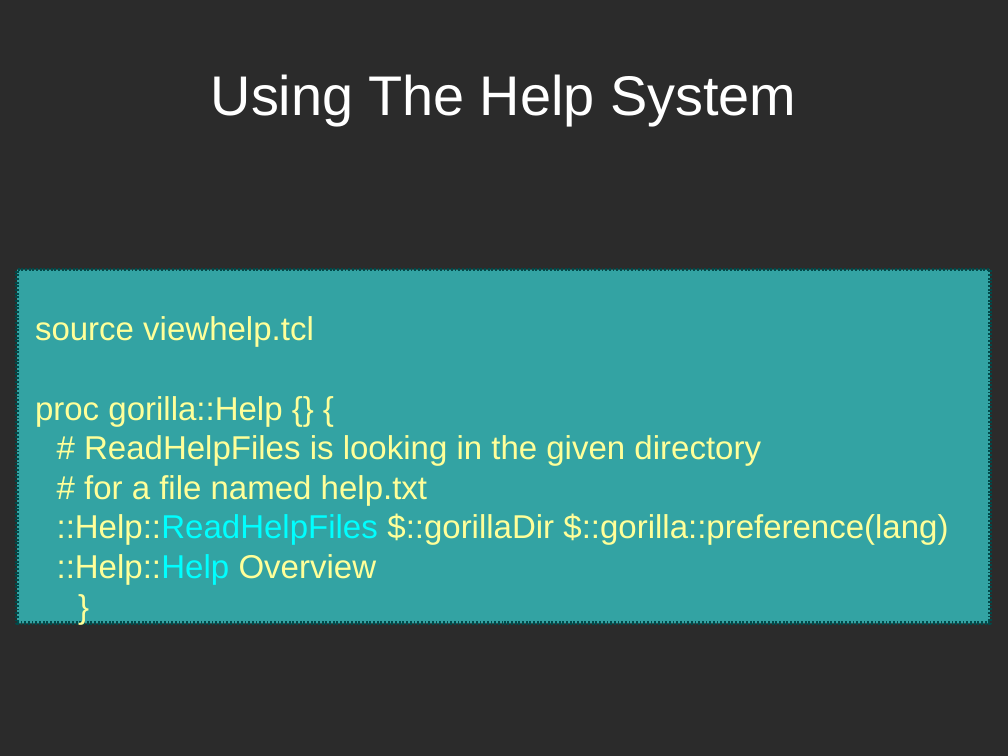
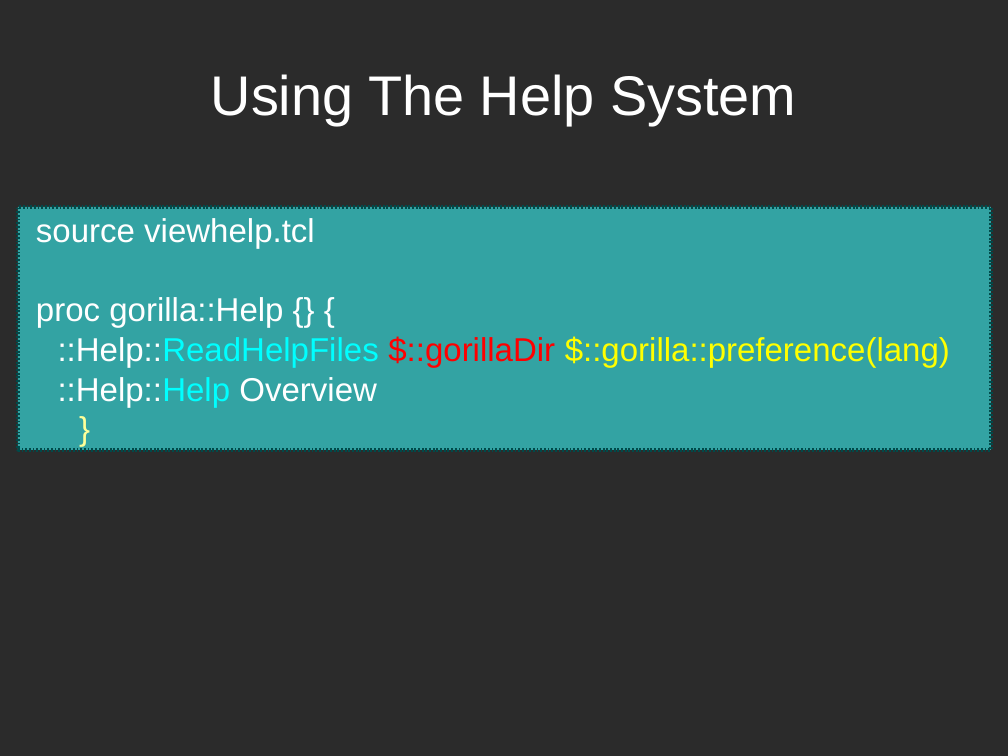
Before and after one commit to zdia/gorilla, a slide deck: slide 24 of EuroTcl 2012/PWgorila.odp (slide 27 before the commit). Drawn at 1008x756 pixels with LibreOffice and Linux fonts; fonts in the diff are those of the drawing; background and template pictures are left out; a plain dark background stands for a picture behind light text. Boxes give left, top, right and bottom in pixels: in the first picture for what was removed or moved away, otherwise in the second. Text is boxed around its words. In the diff, an @@ line names an element or a change of style, - is before the commit and + after.

```diff
--- a/EuroTcl 2012/PWgorila.odp
+++ b/EuroTcl 2012/PWgorila.odp
@@ rectangle "source viewhelp.tcl": place and size @@
-rectangle "source viewhelp.tcl" at [17, 270, 991, 624]
+rectangle "source viewhelp.tcl" at [18, 207, 992, 450]
@@ text in rectangle at [36, 218, 950, 407]: text colour #FFFF99 to #FFFFFF in "source viewhelp.tcl", "proc gorilla::Help {} {", "::Help::ReadHelpFiles", "::Help::Help Overview"; text colour #FFFF99 to #FF0000 in "$::gorillaDir"; text colour #FFFF99 to #FFFF00 in "$::gorilla::preference(lang)" @@
@@ text in rectangle at [84, 435, 761, 505]: paragraphs removed @@
-  # ReadHelpFiles is looking in the given directory
-  # for a file named help.txt
```
Also in this commit, not shown: 23 other slides changed, 11 slides added, 5 slides removed, 8 other files.
